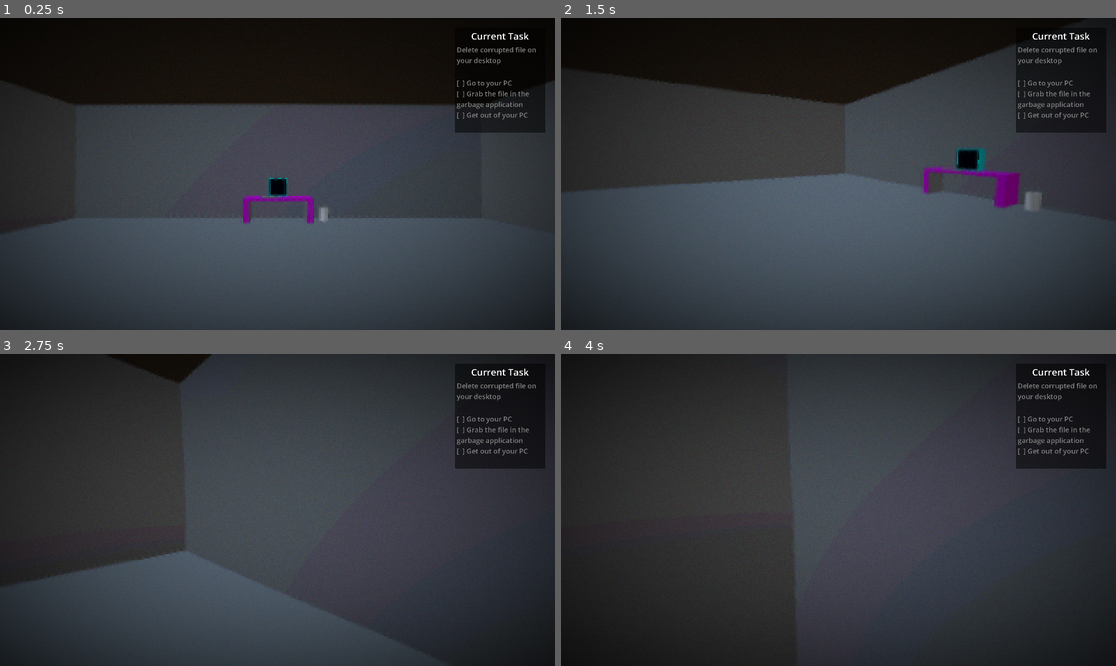
Above: before the commit, frames 1-4 (two rows, left to right).
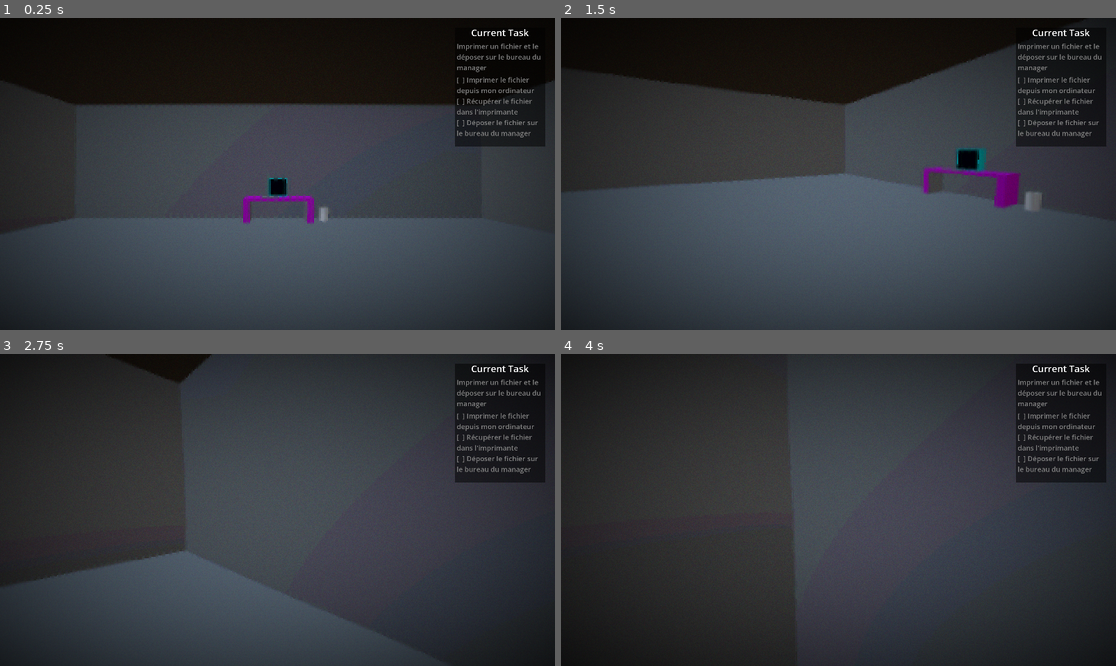
Above: after the commit, the same moments.

Repository: PoloLoveTaco/Brackeys-Game-Jam-2026.1
Game: Godot game, scene res://Scenes/test.tscn
Two runs of this game, one before a commit and one after it. Both use one fixed random seed, a clock stepped at 60 frames per second and the inputs below.
Inputs (mouse positions are in pixels of both pictures, inside the frame that each line leads up to):
- Up to frame 1 (0.25 s): no input
- Up to frame 2 (1.5 s): tap Enter (ui_accept) at 0.5, 0.77 s; move the mouse to (960, 158) at 0.52 s; hold D (right) 0.53-1.28 s; click (960, 158) at 0.67 s; move the mouse to (810, 174) at 1.27 s; hold W (up) from 1.28 s (still down)
- Up to frame 3 (2.75 s): keep holding W (up); tap Enter (ui_accept) at 1.52 s; move the mouse to (288, 503) at 2.02 s
- Up to frame 4 (4 s): keep holding W (up); move the mouse to (832, 516) at 2.77 s; click (832, 516) at 2.92 s; tap Enter (ui_accept) at 3.02, 3.77 s; move the mouse to (877, 513) at 3.52 s

The runs differ from the first frame. In frame 1, 1.9% of the frame differs, in the area x 81-99%, y 3-42%; in frame 2, 1.9%; in frame 3, 1.9%; in frame 4, 1.9%.

Commit message:
ADD: task_manager and ressource task_data

Diff:
--- /dev/null
+++ b/Resources/Tasks/print_file.tres
@@ -0,0 +1,22 @@
+[gd_resource type="Resource" script_class="TaskData" format=3 uid="uid://c5switag7d1cj"]
+
+[ext_resource type="Script" uid="uid://bxnax6nydvu6e" path="res://Resources/task_data.gd" id="1_o0jtq"]
+
+[resource]
+script = ExtResource("1_o0jtq")
+task_id = "print_file"
+display_name = "Imprimer un fichier et le déposer sur le bureau du manager"
+steps = Array[Dictionary]([{
+"description": "Imprimer le fichier depuis mon ordinateur",
+"is_done": false,
+"target_node": NodePath("")
+}, {
+"description": "Récupérer le fichier dans l'imprimante",
+"is_done": false,
+"target_node": NodePath("")
+}, {
+"description": "Déposer le fichier sur le bureau du manager",
+"is_done": false,
+"target_node": NodePath("")
+}])
+metadata/_custom_type_script = "uid://bxnax6nydvu6e"
--- /dev/null
+++ b/Resources/Tasks/take_a_coffee.tres
@@ -0,0 +1,22 @@
+[gd_resource type="Resource" script_class="TaskData" format=3 uid="uid://dkklq33g344i0"]
+
+[ext_resource type="Script" uid="uid://bxnax6nydvu6e" path="res://Resources/task_data.gd" id="1_qs3vd"]
+
+[resource]
+script = ExtResource("1_qs3vd")
+task_id = "take_a_coffee"
+display_name = "Se faire un café dans la salle de pause"
+steps = Array[Dictionary]([{
+"description": "Prendre ma tasse sur mon bureau",
+"is_done": false,
+"target_node": NodePath("")
+}, {
+"description": "Déposer ma tasse dans la machine à café",
+"is_done": false,
+"target_node": NodePath("")
+}, {
+"description": "Récupérer mon café dans la machine à café",
+"is_done": false,
+"target_node": NodePath("")
+}])
+metadata/_custom_type_script = "uid://bxnax6nydvu6e"
--- /dev/null
+++ b/Resources/task_data.gd
@@ -0,0 +1,23 @@
+extends Resource
+class_name TaskData
+
+@export var task_id: String = ""
+@export var display_name: String = "Nom de la tâche"
+@export var steps: Array[Dictionary] = []
+# Step format : {"description": "Se faire un café", "is_done": false, "target_node": "CofeeMachine"}
+
+signal task_completed
+
+func complete_step(index: int):
+	if index < steps.size():
+		steps[index].is_done = true
+		check_task_status()
+
+func check_task_status():
+	var all_done = true
+	for step in steps:
+		if not step.is_done:
+			all_done = false
+			break
+	if all_done:
+		task_completed.emit()
--- a/Addons/proto_controller/proto_controller.tscn
+++ b/Scenes/player.tscn
@@ -1,6 +1,6 @@
 [gd_scene format=3 uid="uid://bs72ogkvdd7d6"]
 
-[ext_resource type="Script" uid="uid://bs0vbp6c806n5" path="res://Addons/proto_controller/proto_controller.gd" id="1_ucva2"]
+[ext_resource type="Script" uid="uid://bs0vbp6c806n5" path="res://Scripts/player.gd" id="1_ucva2"]
 [ext_resource type="Shader" uid="uid://h1gpfdjnmyf5" path="res://Shaders/CTR.gdshader" id="2_mpk8l"]
 
 [sub_resource type="StandardMaterial3D" id="StandardMaterial3D_iof21"]
--- a/Scenes/test.tscn
+++ b/Scenes/test.tscn
@@ -1,6 +1,7 @@
 [gd_scene format=3 uid="uid://bunobm0luvx26"]
 
-[ext_resource type="PackedScene" uid="uid://bs72ogkvdd7d6" path="res://Addons/proto_controller/proto_controller.tscn" id="1_lc1oi"]
+[ext_resource type="PackedScene" uid="uid://bs72ogkvdd7d6" path="res://Scenes/player.tscn" id="1_lc1oi"]
+[ext_resource type="Script" uid="uid://n3ggb7uh1wtw" path="res://Scripts/task_panel.gd" id="2_8od7v"]
 
 [sub_resource type="ProceduralSkyMaterial" id="ProceduralSkyMaterial_37kl0"]
 sky_horizon_color = Color(0.66224277, 0.6717428, 0.6867428, 1)
@@ -123,7 +124,7 @@
 [node name="CanvasLayer" type="CanvasLayer" parent="." unique_id=261922610]
 
 [node name="TaskPanel" type="Control" parent="CanvasLayer" unique_id=507530971]
-custom_minimum_size = Vector2(300, 350)
+custom_minimum_size = Vector2(300, 400)
 layout_mode = 3
 anchors_preset = 1
 anchor_left = 1.0
@@ -133,6 +134,7 @@
 offset_right = -40.0
 offset_bottom = 390.0
 grow_horizontal = 0
+script = ExtResource("2_8od7v")
 
 [node name="Panel" type="Panel" parent="CanvasLayer/TaskPanel" unique_id=1794853812]
 layout_mode = 1
@@ -160,7 +162,7 @@
 horizontal_alignment = 1
 vertical_alignment = 1
 
-[node name="Label2" type="Label" parent="CanvasLayer/TaskPanel/Panel/VBoxContainer" unique_id=2161725]
+[node name="Name" type="Label" parent="CanvasLayer/TaskPanel/Panel/VBoxContainer" unique_id=2161725]
 custom_minimum_size = Vector2(100, 20)
 layout_mode = 2
 size_flags_vertical = 1
@@ -170,7 +172,7 @@
 vertical_alignment = 1
 autowrap_mode = 3
 
-[node name="Label3" type="Label" parent="CanvasLayer/TaskPanel/Panel/VBoxContainer" unique_id=1592386922]
+[node name="Description" type="Label" parent="CanvasLayer/TaskPanel/Panel/VBoxContainer" unique_id=1592386922]
 custom_minimum_size = Vector2(100, 20)
 layout_mode = 2
 size_flags_vertical = 3
--- a/Addons/proto_controller/proto_controller.gd
+++ b/Scripts/player.gd
@@ -4,6 +4,7 @@
 # Happy prototyping!
 
 extends CharacterBody3D
+class_name Player
 
 ## Can we move around?
 @export var can_move : bool = true
--- /dev/null
+++ b/Scripts/task_manager.gd
@@ -0,0 +1,18 @@
+extends Node
+
+var current_task: TaskData
+var completed_tasks_count: int = 0
+
+signal new_task_assigned(task: TaskData)
+signal anomaly_triggered
+
+func _init() -> void:
+	current_task = preload("res://Resources/Tasks/print_file.tres")
+
+func assign_task(task_res: TaskData):
+	current_task = task_res
+	new_task_assigned.emit(current_task)
+
+func on_step_finished(step_index: int):
+	current_task.complete_step(step_index)
+	anomaly_triggered.emit()
--- /dev/null
+++ b/Scripts/task_panel.gd
@@ -0,0 +1,13 @@
+extends Control
+
+@onready var name_label: Label = $Panel/VBoxContainer/Name
+@onready var description_label: Label = $Panel/VBoxContainer/Description
+
+func _ready() -> void:
+	name_label.text = TaskManager.current_task.display_name
+
+	description_label.text = ""
+
+	for step in TaskManager.current_task.steps:
+		var step_string = "[  ] " + step.description + "\n"
+		description_label.text += step_string
--- a/project.godot
+++ b/project.godot
@@ -14,6 +14,10 @@
 run/main_scene="uid://bunobm0luvx26"
 config/features=PackedStringArray("4.6", "Forward Plus")
 config/icon="res://icon.svg"
+
+[autoload]
+
+TaskManager="*uid://ewkog6kyn8xl"
 
 [display]
 
Not shown, added: Resources/task_data.gd.uid
Renamed: Addons/proto_controller/proto_controller.gd.uid -> Scripts/player.gd.uid
Not shown, added: Scripts/task_manager.gd.uid
Not shown, added: Scripts/task_panel.gd.uid
